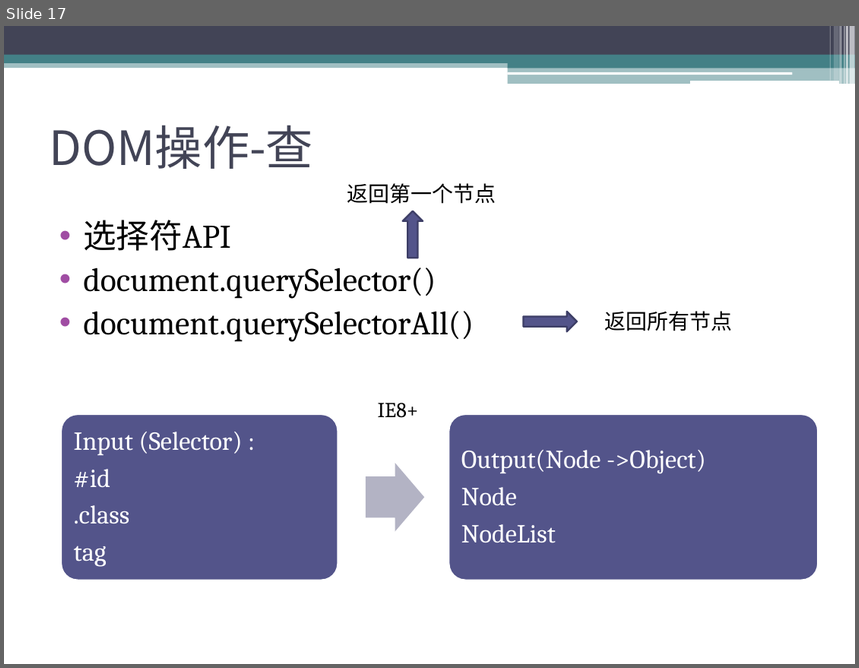
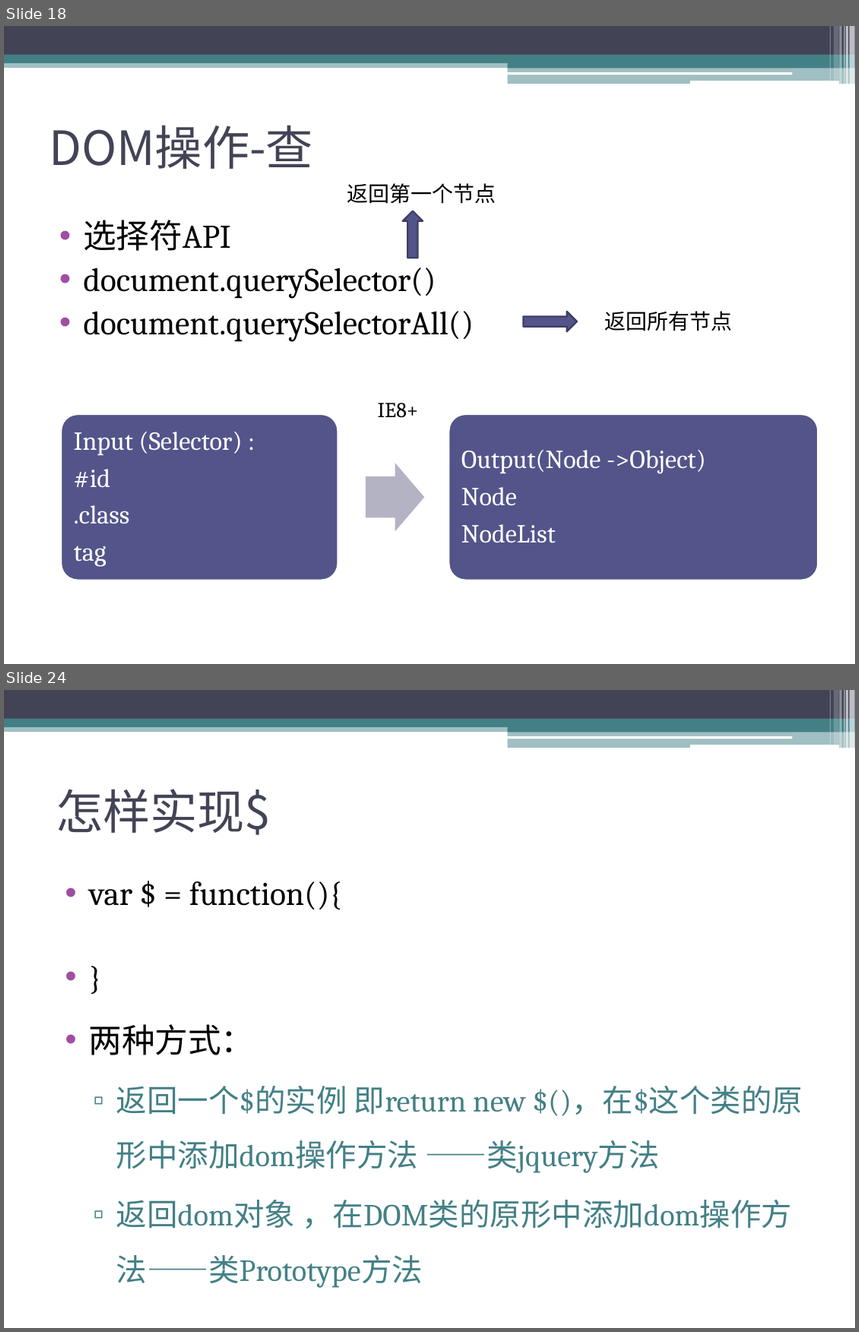
Before and after one commit to sophiazzw/Front_Library, a slide deck: manipulation.pptx. Shown one above the other, each under a label of ours: slide 17 before the commit, slides 18 and 24 after it; the slides between them are not shown. The pictures are 859x668 and 859x1332 pixels, drawn with LibreOffice and Linux fonts; fonts in the diff are those of the drawing. Boxes give left, top, right and bottom in pixels: in the first picture for what was removed or moved away, otherwise in the second. Text is boxed around its words. In the diff, an @@ line names an element or a change of style, - is before the commit and + after.

```diff
--- a/manipulation.pptx
+++ b/manipulation.pptx
@@ slide 24 added at [4,690,855,1328], background #FFFFFF; not listed: 13 template elements that a slide beside it also shows @@
@@ title added at [56,789,271,835], 40 pt, text #424456 @@
+怎样实现$
@@ text added at [89,882,804,1288], 26 pt, text #438086 @@
+• var $ = function(){
+• }
+• 两种方式：
+  ▫ 返回一个$的实例 即return new $()，在$这个类的原形中添加dom操作方法 ——类jquery方法
+  ▫ 返回dom对象 ，在DOM类的原形中添加dom操作方法——类Prototype方法
@@ what was slide 17 is now slide 18 @@
```
Also in this commit, not shown: 5 slides changed, 7 other slides added, 4 other files.
